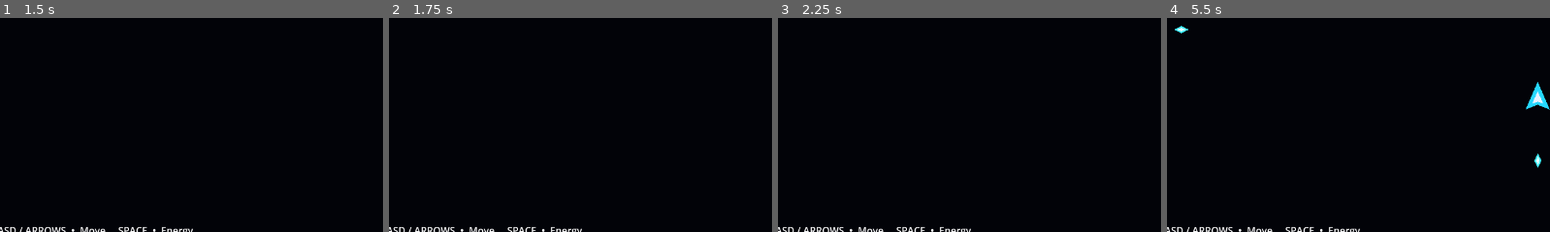
Above: before the commit, frames 1-4 (left to right).
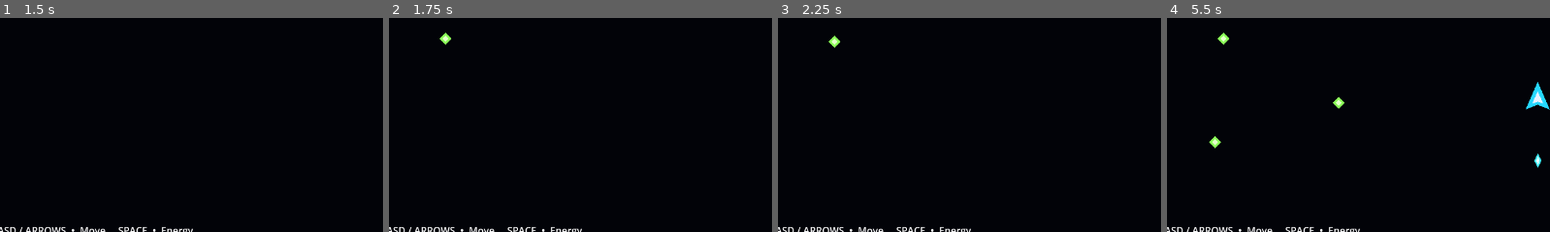
Above: after the commit, the same moments.

Repository: indianequipments092-commits/NEO-GAME-
Game: Godot game, scene res://scenes/main.tscn
Two runs of this game, one before a commit and one after it. Both use one fixed random seed, a clock stepped at 60 frames per second and the inputs below.
Inputs:
- Up to frame 1 (1.5 s): tap Enter at 0.5 s; hold D (move_right) 0.53-1.28 s; hold Space (fire) 0.53-1.28 s; hold S (move_down) from 1.28 s (still down); tap Space (fire) at 1.35 s
- Up to frame 2 (1.75 s): keep holding S (move_down)
- Up to frame 3 (2.25 s): release S (move_down) at 2.03 s; hold D (move_right) from 2.03 s (still down); hold Space (fire) from 2.03 s (still down)
- Up to frame 4 (5.5 s): release D (move_right) at 2.78 s; release Space (fire) at 2.78 s; hold W (move_up) 2.78-3.53 s; tap Space (fire) at 2.85, 4.35 s; hold Space (fire) 3.53-4.28 s; hold A (move_left) 3.53-5.03 s; hold S (move_down) from 5.03 s (still down); hold Space (fire) from 5.03 s (still down)
The pictures show only the part of the screen within x 2-52%, y 47-96%; the shares and areas given below are measured in that part.

Frame 1 is identical in both runs. In frame 2, 0.1% of the frame differs, in the area x 13-17%, y 6-13%; in frame 3, 0.1%; in frame 4, 0.4%, in the area x 2-47%, y 3-62%.
Error after the commit: Invalid assignment of property or key 'text' with value of type 'String' on a base object of type 'null instance'. (res://scripts/main.gd:40)

Commit message:
Phase 4: add XP spawning and progression HUD

Diff:
--- a/scripts/main.gd
+++ b/scripts/main.gd
@@ -1,16 +1,41 @@
 extends Node2D
 
-# NEON SPACE SURVIVAL — Phase 2 core gameplay loop.
+# NEON SPACE SURVIVAL — Phase 4 XP / level / roguelite progression.
+const XP_ORB := preload("res://scenes/xp_orb.tscn")
 var survival_time := 0.0
+var xp_spawn_time := 0.0
+var xp_spawn_interval := 1.5
 
 @onready var timer_label: Label = $HUD/TimerLabel
+@onready var player: CharacterBody2D = $Player
 
 func _ready() -> void:
 	timer_label.text = "SURVIVAL  00:00"
+	_update_progression_hud()
 
 func _process(delta: float) -> void:
 	survival_time += delta
+	xp_spawn_time += delta
+	if xp_spawn_time >= xp_spawn_interval:
+		xp_spawn_time = 0.0
+		_spawn_xp_orb()
+
 	var total_seconds := int(survival_time)
 	var minutes := total_seconds / 60
 	var seconds := total_seconds % 60
 	timer_label.text = "SURVIVAL  %02d:%02d" % [minutes, seconds]
+
+func _spawn_xp_orb() -> void:
+	var orb := XP_ORB.instantiate()
+	var margin := 80.0
+	orb.position = Vector2(
+		randf_range(margin, 1280.0 - margin),
+		randf_range(margin, 720.0 - margin)
+	)
+	add_child(orb)
+
+func _update_progression_hud() -> void:
+	var level_label := $HUD/LevelLabel
+	var xp_label := $HUD/XPLabel
+	level_label.text = "LV  %02d" % player.level
+	xp_label.text = "XP  %03d / %03d" % [player.xp, player.xp_to_next_level]
